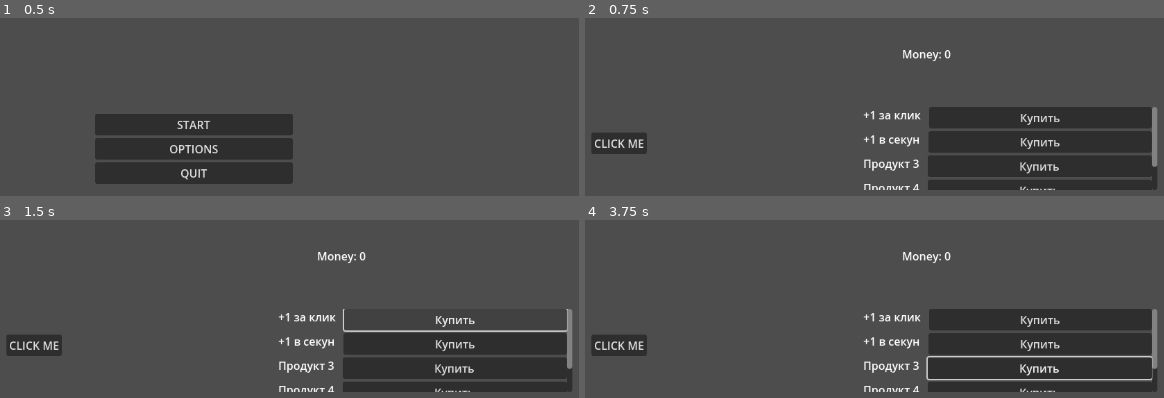
Above: before the commit, frames 1-4 (two rows, left to right).
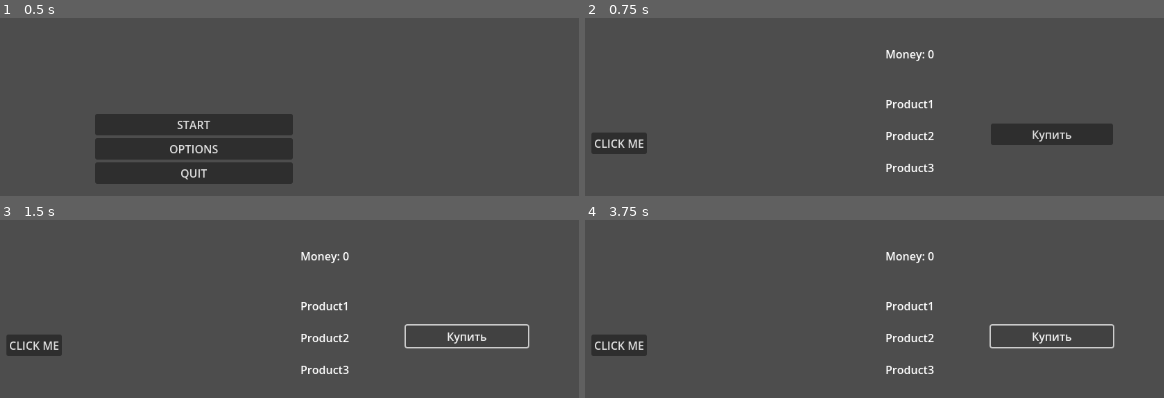
Above: after the commit, the same moments.

Repository: kartoshe4/Sheep
Game: Godot game, scene res://scenes/start/start.tscn
The game is run twice, just before and just after one commit, with the same random seed, the same clock (stepped at 60 frames per second) and the same inputs.
Inputs:
- Up to frame 1 (0.5 s): no input
- Up to frame 2 (0.75 s): click "START" at 0.5 s
- Up to frame 3 (1.5 s): click "Купить" at 1.25 s
- Up to frame 4 (3.75 s): click "Купить" at 2 s; click "Купить" at 2.75 s; click "Купить" at 3.5 s

Frame 1 is identical in both runs. In frame 2, 16% of the frame differs, in the area x 48-99%, y 17-97%; in frame 3, 13%; in frame 4, 17%.

Commit message:
Working wheel for product

Diff:
--- /dev/null
+++ b/Product.gd
@@ -0,0 +1,8 @@
+class_name Product
+
+var text: String
+var price: int
+
+func _init(p: int, t: String) -> void:
+	price = p
+	text = t
--- a/scenes/main/main.gd
+++ b/scenes/main/main.gd
@@ -3,15 +3,52 @@
 var money = 0
 var mod = 1
 
+var wheel = 0
+var is_mouse_entered = false
+
+var products = []
 # Called when the node enters the scene tree for the first time.
 func _ready() -> void:
-	pass
+	products.append(Product.new(10, "Product1"))
+	products.append(Product.new(100, "Product2"))
+	products.append(Product.new(1000, "Product3"))
+
+func shift_products_up() -> void:
+	if products.size() > 1:
+		var first_product = products[0]  # Сохраняем первый элемент
+		for i in range(products.size() - 1):
+			products[i] = products[i + 1]  # Сдвигаем элементы влево
+		products[products.size() - 1] = first_product  # Перемещаем первый элемент в конец массива
+
+func shift_products_down() -> void:
+	if products.size() > 1:
+		var last_product = products[products.size() - 1]  # Сохраняем последний элемент
+		for i in range(products.size() - 1, 0, -1):
+			products[i] = products[i - 1]  # Сдвигаем элементы вправо
+		products[0] = last_product  # Перемещаем последний элемент на первое место
 
 
 # Called every frame. 'delta' is the elapsed time since the previous frame.
 func _process(delta: float) -> void:
+	$Shop/Product.clear()
+	for i in products:
+		$Shop/Product.add_text(i.text + "\n\n")
 	$Shop/Money.clear()
 	$Shop/Money.append_text("Money: " + str(money))
+	if is_mouse_entered:
+		if wheel > 0:
+			shift_products_up()
+			wheel -= 2
+		elif wheel < 0:
+			shift_products_down()
+			wheel += 2
+
+func _input(event: InputEvent) -> void:
+	if event is InputEventMouseButton:
+		if event.button_index == MOUSE_BUTTON_WHEEL_UP:
+			wheel += 1
+		elif  event.button_index == MOUSE_BUTTON_WHEEL_DOWN:
+			wheel -= 1
 
 
 func _on_click_button_down() -> void:
@@ -19,8 +56,28 @@
 	$Field/Click.position = Vector2(randi() % int($Field.size[0]), randi() % int($Field.size[1]))
 
 
+func _on_product_mouse_entered() -> void:
+	is_mouse_entered = true
+
+
+func _on_product_mouse_exited() -> void:
+	is_mouse_entered = false
+
+
+func _on_buy_mouse_entered() -> void:
+	is_mouse_entered = true
+
+
+func _on_buy_mouse_exited() -> void:
+	is_mouse_entered = false
+
 
 func _on_buy_button_down() -> void:
-	if (money >= 10):
-		mod += 1
-		money -= 10
+	if money >= products[1].price:
+		money -= products[1].price
+		if products[1].text == "Product1":
+			mod += 1
+		elif products[1].text == "Product2":
+			mod += 10
+		elif products[1].text == "Product3":
+			mod += 100
--- a/scenes/main/main.tscn
+++ b/scenes/main/main.tscn
@@ -54,98 +54,52 @@
 offset_right = 1152.0
 offset_bottom = 648.0
 
-[node name="Goods" type="ScrollContainer" parent="Shop"]
-layout_mode = 1
-offset_top = 264.0
-offset_right = 424.0
-offset_bottom = 384.0
-
-[node name="VBoxContainer" type="VBoxContainer" parent="Shop/Goods"]
-layout_mode = 2
-size_flags_horizontal = 3
-
-[node name="Product" type="HSplitContainer" parent="Shop/Goods/VBoxContainer"]
-layout_mode = 2
-
-[node name="Description" type="RichTextLabel" parent="Shop/Goods/VBoxContainer/Product"]
-layout_mode = 2
-text = "+1 за клик"
-fit_content = true
-scroll_active = false
-autowrap_mode = 0
-
-[node name="Buy" type="Button" parent="Shop/Goods/VBoxContainer/Product"]
-layout_mode = 2
-text = "Купить"
-
-[node name="Product2" type="HSplitContainer" parent="Shop/Goods/VBoxContainer"]
-layout_mode = 2
-
-[node name="Description" type="RichTextLabel" parent="Shop/Goods/VBoxContainer/Product2"]
-layout_mode = 2
-text = "+1 в секун"
-fit_content = true
-scroll_active = false
-autowrap_mode = 0
-
-[node name="Buy2" type="Button" parent="Shop/Goods/VBoxContainer/Product2"]
-layout_mode = 2
-text = "Купить"
-
-[node name="Product3" type="HSplitContainer" parent="Shop/Goods/VBoxContainer"]
-layout_mode = 2
-
-[node name="Description" type="RichTextLabel" parent="Shop/Goods/VBoxContainer/Product3"]
-layout_mode = 2
-text = "Продукт 3"
-fit_content = true
-scroll_active = false
-autowrap_mode = 0
-
-[node name="Buy3" type="Button" parent="Shop/Goods/VBoxContainer/Product3"]
-layout_mode = 2
-text = "Купить"
-
-[node name="Product4" type="HSplitContainer" parent="Shop/Goods/VBoxContainer"]
-layout_mode = 2
-
-[node name="Description" type="RichTextLabel" parent="Shop/Goods/VBoxContainer/Product4"]
-layout_mode = 2
-text = "Продукт 4"
-fit_content = true
-scroll_active = false
-autowrap_mode = 0
-
-[node name="Buy4" type="Button" parent="Shop/Goods/VBoxContainer/Product4"]
-layout_mode = 2
-text = "Купить"
-
-[node name="Product5" type="HSplitContainer" parent="Shop/Goods/VBoxContainer"]
-layout_mode = 2
-
-[node name="Description" type="RichTextLabel" parent="Shop/Goods/VBoxContainer/Product5"]
-layout_mode = 2
-text = "Продукт 5"
-fit_content = true
-scroll_active = false
-autowrap_mode = 0
-
-[node name="Buy5" type="Button" parent="Shop/Goods/VBoxContainer/Product5"]
-layout_mode = 2
-text = "Купить"
-
 [node name="Money" type="RichTextLabel" parent="Shop"]
 layout_mode = 1
-anchors_preset = 5
-anchor_left = 0.5
-anchor_right = 0.5
-offset_left = -168.0
-offset_top = 176.0
-offset_right = 209.0
-offset_bottom = 199.0
+anchors_preset = -1
+anchor_left = 0.528
+anchor_top = 0.272
+anchor_right = 0.528
+anchor_bottom = 0.272
+offset_left = -204.544
+offset_top = -0.256012
+offset_right = 204.456
+offset_bottom = 22.744
 grow_horizontal = 2
 text = "Value: "
 fit_content = true
 
+[node name="Product" type="RichTextLabel" parent="Shop"]
+layout_mode = 0
+offset_left = 32.0
+offset_top = 248.0
+offset_right = 168.0
+offset_bottom = 368.0
+text = "Hello1
+
+Hello2
+
+Hello3"
+fit_content = true
+scroll_active = false
+
+[node name="Buy" type="Button" parent="Shop"]
+layout_mode = 1
+anchors_preset = -1
+anchor_left = 0.607
+anchor_top = 0.444
+anchor_right = 0.607
+anchor_bottom = 0.444
+offset_left = -87.936
+offset_top = 0.287964
+offset_right = 88.064
+offset_bottom = 31.288
+grow_horizontal = 2
+text = "Купить"
+
 [connection signal="button_down" from="Field/Click" to="." method="_on_click_button_down"]
-[connection signal="button_down" from="Shop/Goods/VBoxContainer/Product/Buy" to="." method="_on_buy_button_down"]
+[connection signal="mouse_entered" from="Shop/Product" to="." method="_on_product_mouse_entered"]
+[connection signal="mouse_exited" from="Shop/Product" to="." method="_on_product_mouse_exited"]
+[connection signal="button_down" from="Shop/Buy" to="." method="_on_buy_button_down"]
+[connection signal="mouse_entered" from="Shop/Buy" to="." method="_on_buy_mouse_entered"]
+[connection signal="mouse_exited" from="Shop/Buy" to="." method="_on_buy_mouse_exited"]
Not shown, added: icon.svg.import
